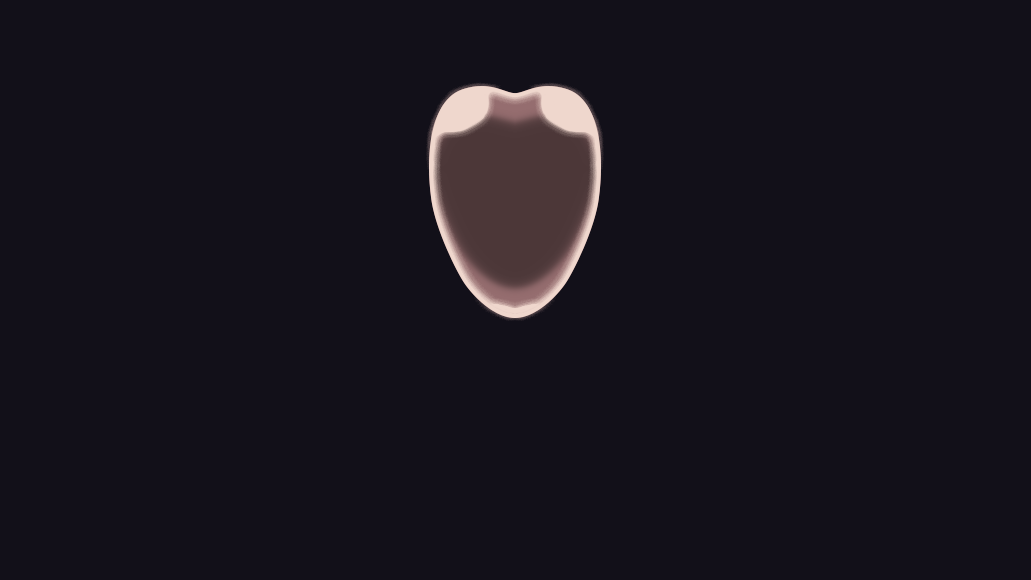
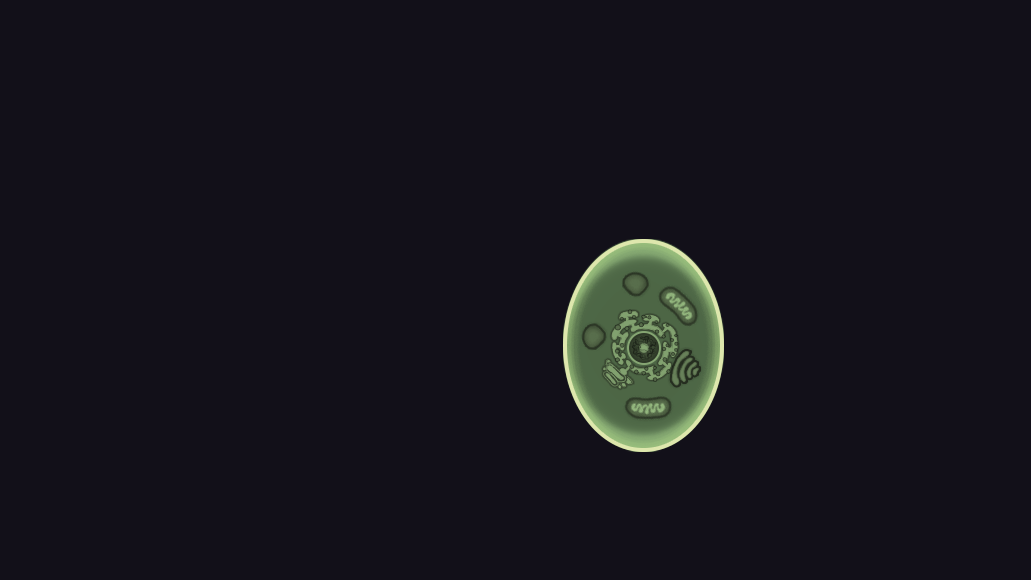
Layered file, before and after one edit (1031px x 580px). Changes by layer:
hid group "protozoaGame" (11 layers) over box(426, 82, 604, 321)
added group "protozoaGeneric" with 7 layers above "Layer 3" over box(563, 239, 724, 452)
added group "organelles copy" with 5 layers in group "protozoaGeneric" over box(579, 268, 703, 423)
added layer "Layer 30 copy" (2nd of 2, in "protozoaGeneric" › "organelles copy") in group "organelles copy" over box(620, 268, 651, 299)
added layer "Layer 30" (2nd of 2, in "protozoaGeneric" › "organelles copy") in group "organelles copy" over box(579, 321, 609, 352)
added layer "Layer 29 copy" (2nd of 2, in "protozoaGeneric" › "organelles copy") in group "organelles copy" over box(622, 393, 675, 423)
added layer "Layer 29" (2nd of 2, in "protozoaGeneric" › "organelles copy") in group "organelles copy" over box(656, 284, 700, 328)
added layer "Layer 28" (2nd of 2, in "protozoaGeneric" › "organelles copy") in group "organelles copy" over box(600, 308, 703, 391)
added layer "Layer 32" in group "protozoaGeneric" over box(563, 239, 724, 452)
